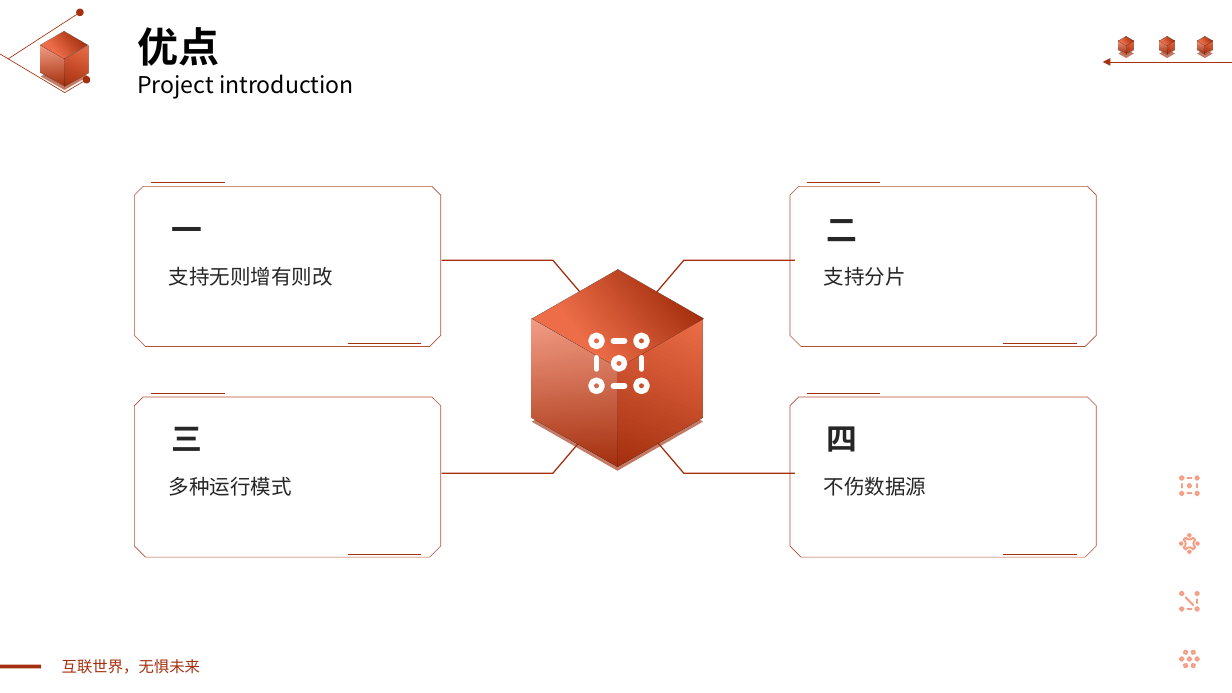
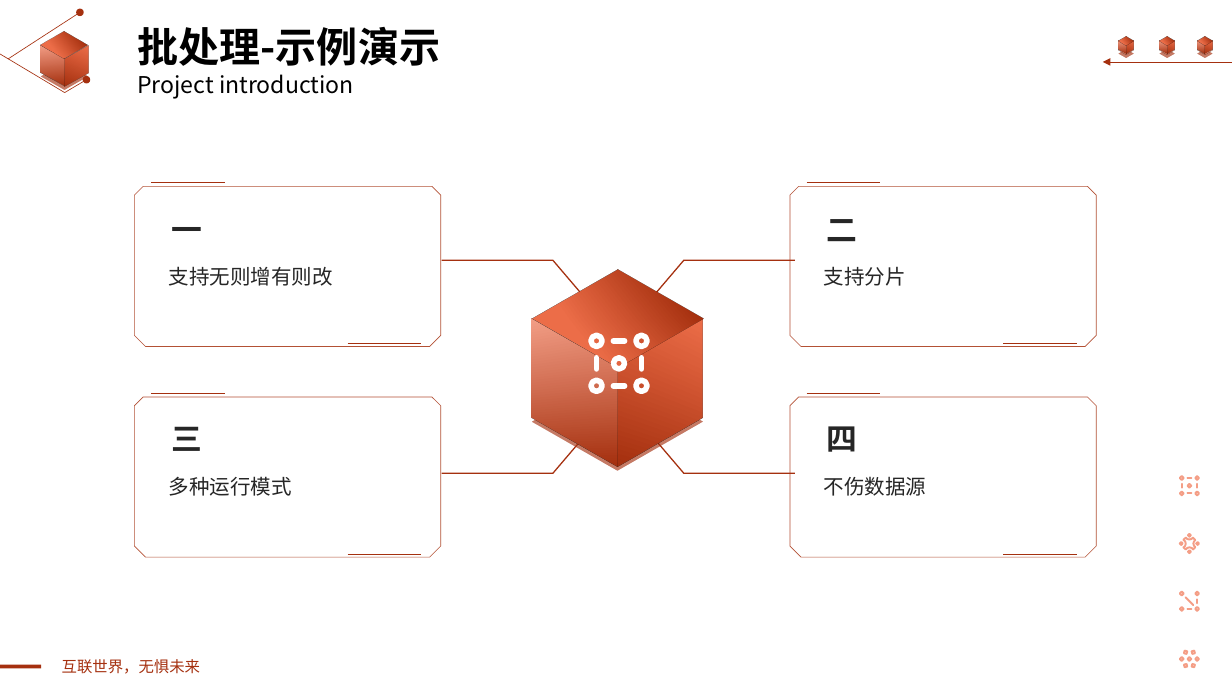
Before and after one commit to yangxueyong/yxy-springboot-demo, a slide deck: slide 13 of flinksql-demo/flink-简要介绍.pptx (slide 6 before the commit). Drawn at 1232x693 pixels with LibreOffice and Linux fonts; fonts in the diff are those of the drawing. Boxes give left, top, right and bottom in pixels: in the first picture for what was removed or moved away, otherwise in the second. Text is boxed around its words. In the diff, an @@ line names an element or a change of style, - is before the commit and + after.

```diff
--- a/flinksql-demo/flink-简要介绍.pptx
+++ b/flinksql-demo/flink-简要介绍.pptx
@@ text at (137,27,440,66): text changed @@
-优点
+批处理-示例演示
```
Also in this commit, not shown: 2 other slides changed, 10 slides added, 13 other files.
